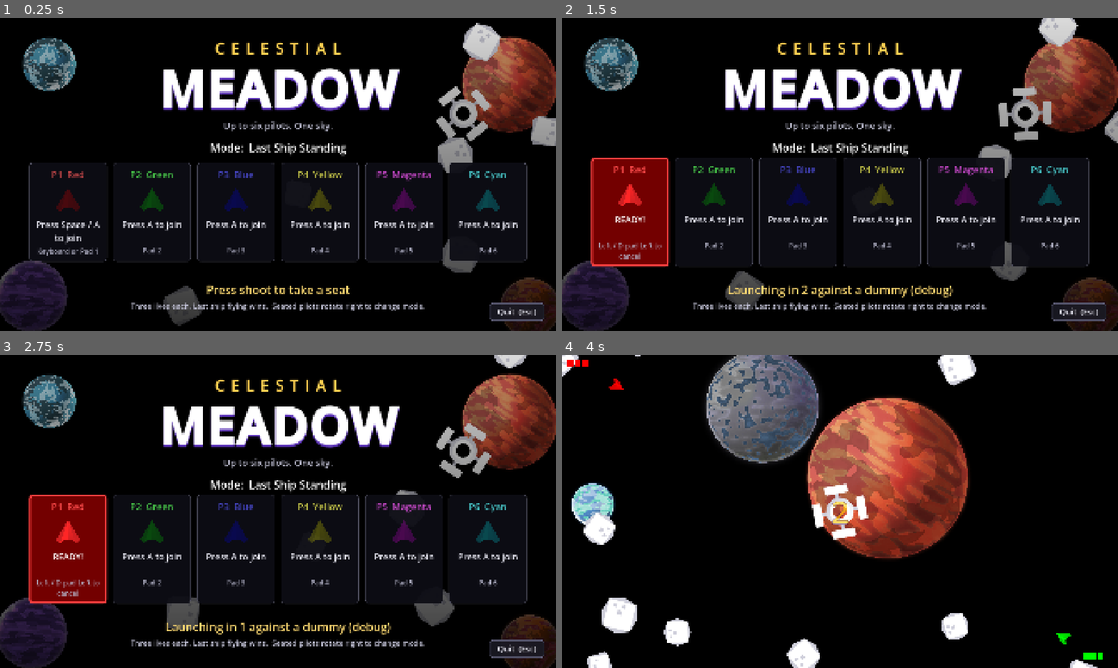
Above: before the commit, frames 1-4 (two rows, left to right).
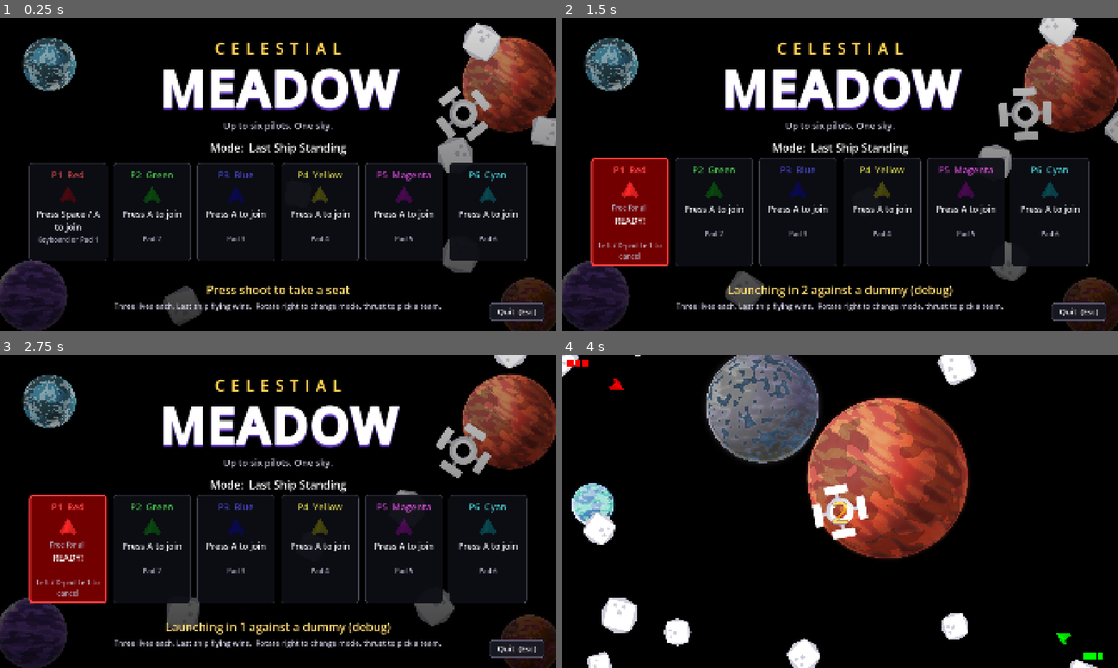
Above: after the commit, the same moments.

Repository: Teeohbee/CelestialMeadow
Game: Godot game, scene res://menu.tscn
The game is run twice, just before and just after one commit, with the same random seed, the same clock (stepped at 60 frames per second) and the same inputs.
Inputs:
- Up to frame 1 (0.25 s): no input
- Up to frame 2 (1.5 s): tap Space at 0.5, 1.25 s
- Up to frame 3 (2.75 s): tap A at 2 s
- Up to frame 4 (4 s): tap A at 2.75 s

The runs differ from the first frame. In frame 1, 4.0% of the frame differs, in the area x 5-95%, y 46-94%; in frame 2, 3.6%; in frame 3, 3.6%; in frame 4, nothing differs.

Commit message:
feat: pick a team on the title screen
Seated players thrust to cycle Free for all, Alpha, Beta and Gamma.
Changing team unreadies everyone, leaving a seat resets it to solo, and
the round won't launch with everyone on one side.

Claude-Session: https://claude.ai/code/session_01UULfxf7nbtn2mvYBg2gH5L

Diff:
--- a/menu.gd
+++ b/menu.gd
@@ -4,7 +4,8 @@
 ## shoot button, presses it again when ready, and rotates left to back out.
 ## The round launches on its own once enough players are seated and all of
 ## them are ready, so nobody has to drive a menu for everyone else. Any
-## seated player can rotate right to change the mode.
+## seated player can rotate right to change the mode, and thrusts to pick
+## their team.
 
 const SeatCard = preload("res://seat_card.gd")
 const SEAT_COUNT: int = 6
@@ -51,7 +52,12 @@
 	var ready_count = cards.filter(func(c): return c.state == SeatCard.State.READY).size()
 	var solo_test = debug_dummy and seated.size() == 1
 	var enough = seated.size() >= GameConfig.TITLE_MIN_PLAYERS or solo_test
-	var can_launch = enough and ready_count == seated.size()
+	var sides = {}
+	for seat in seated:
+		sides[GameState.side_of(seat)] = true
+	# The debug dummy always flies solo, so a lone tester has an opponent
+	var one_side = sides.size() < 2 and not solo_test
+	var can_launch = enough and not one_side and ready_count == seated.size()
 
 	if can_launch and not launching:
 		launch_countdown -= delta
@@ -64,6 +70,8 @@
 		status.text = "Press shoot to take a seat"
 	elif not enough:
 		status.text = "Waiting for another pilot"
+	elif one_side:
+		status.text = "Pick at least two sides"
 	elif not can_launch:
 		status.text = "%d of %d ready" % [ready_count, seated.size()]
 	elif solo_test:
@@ -104,6 +112,11 @@
 			if cards[i].state != SeatCard.State.EMPTY:
 				next_mode()
 			return
+		if event.is_action_pressed("thrust%d" % i):
+			get_viewport().set_input_as_handled()
+			if cards[i].state != SeatCard.State.EMPTY:
+				next_team(cards[i])
+			return
 
 func advance(card):
 	if card.state == SeatCard.State.EMPTY:
@@ -115,20 +128,34 @@
 	if card.state == SeatCard.State.READY:
 		card.set_state(SeatCard.State.JOINED)
 	elif card.state == SeatCard.State.JOINED:
+		GameState.teams[card.seat] = GameState.SOLO
 		card.set_state(SeatCard.State.EMPTY)
 
 ## Everyone readied up for the old mode, so they ready again for the new one
 func next_mode():
 	GameState.mode_index = (GameState.mode_index + 1) % GameState.MODES.size()
+	unready_all()
+	show_mode()
+
+## Solo, then each team in turn, then back to solo. Teams change the
+## match for everyone, so everyone readies again.
+func next_team(card):
+	var team = GameState.teams[card.seat] + 1
+	if team >= GameConfig.TEAM_NAMES.size():
+		team = GameState.SOLO
+	GameState.teams[card.seat] = team
+	unready_all()
+	card.show_team()
+
+func unready_all():
 	for card in cards:
 		if card.state == SeatCard.State.READY:
 			card.set_state(SeatCard.State.JOINED)
-	show_mode()
 
 func show_mode():
 	var mode = GameState.MODES[GameState.mode_index]
 	mode_label.text = "Mode:  %s" % mode.name
-	mode_blurb.text = "%s  Seated pilots rotate right to change mode." % mode.blurb
+	mode_blurb.text = "%s  Rotate right to change mode, thrust to pick a team." % mode.blurb
 
 func launch(seated: Array[int]):
 	launching = true
--- a/seat_card.gd
+++ b/seat_card.gd
@@ -15,6 +15,7 @@
 
 var header: Label
 var ship: TextureRect
+var team_label: Label
 var status: Label
 var hint: Label
 
@@ -27,7 +28,7 @@
 
 	var box = VBoxContainer.new()
 	box.alignment = BoxContainer.ALIGNMENT_BEGIN
-	box.add_theme_constant_override("separation", 10)
+	box.add_theme_constant_override("separation", 6)
 	add_child(box)
 
 	header = Label.new()
@@ -38,10 +39,13 @@
 
 	ship = TextureRect.new()
 	ship.texture = SHIP_TEXTURE
-	ship.custom_minimum_size = Vector2(110, 110)
+	ship.custom_minimum_size = Vector2(80, 80)
 	ship.expand_mode = TextureRect.EXPAND_IGNORE_SIZE
 	ship.stretch_mode = TextureRect.STRETCH_KEEP_ASPECT_CENTERED
 	box.add_child(ship)
+
+	team_label = _wrapping_label(24)
+	box.add_child(team_label)
 
 	status = _wrapping_label(30)
 	status.custom_minimum_size.y = 84  # room for two lines, so cards line up
@@ -98,9 +102,20 @@
 			status.add_theme_color_override("font_color", Color.WHITE)
 			hint.text = "%s to cancel" % action_label("rotate_left%d" % seat)
 	add_theme_stylebox_override("panel", style)
+	show_team()
 	if popped:
 		scale = Vector2.ONE * 1.06
 		create_tween().tween_property(self, "scale", Vector2.ONE, 0.18).set_ease(Tween.EASE_OUT)
+
+func show_team():
+	var team = GameState.teams[seat]
+	team_label.visible = state != State.EMPTY
+	if team == GameState.SOLO:
+		team_label.text = "Free for all"
+		team_label.add_theme_color_override("font_color", Color(0.7, 0.7, 0.78))
+	else:
+		team_label.text = "Team %s" % GameConfig.TEAM_NAMES[team]
+		team_label.add_theme_color_override("font_color", GameConfig.TEAM_COLORS[team])
 
 ## Every binding for an action, keyboard first, e.g. "Space / A"
 func action_label(action: String) -> String:
